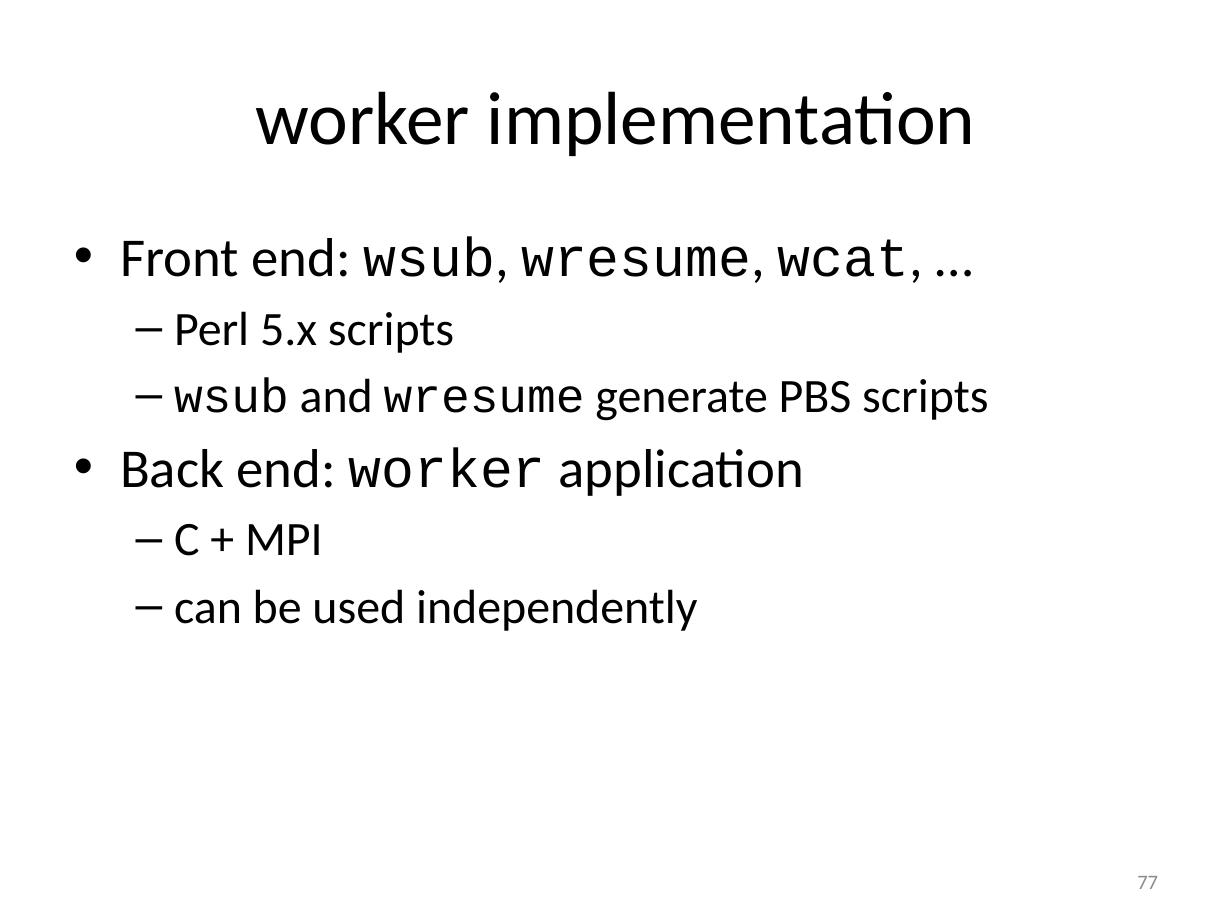
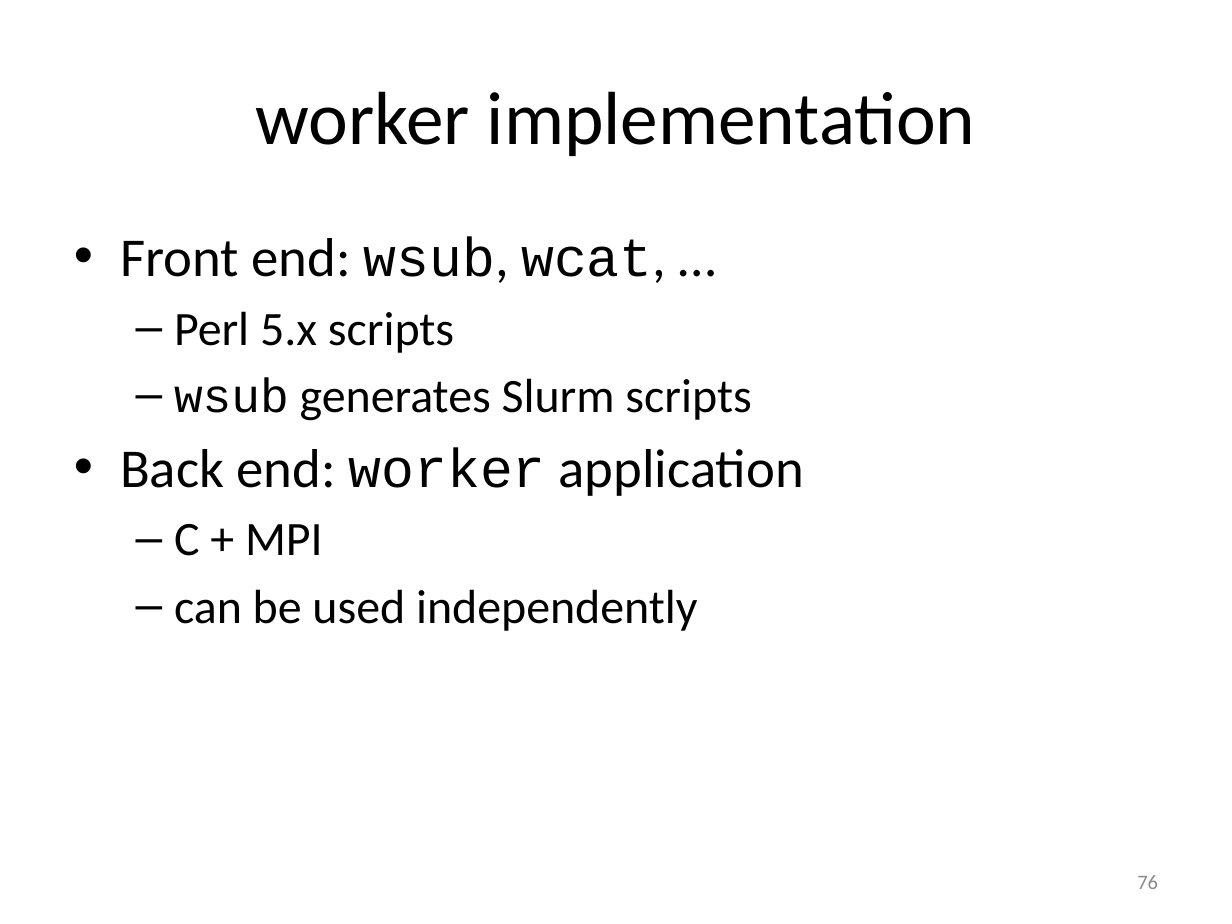
Before and after one commit to gjbex/worker-and-atools, a slide deck: slide 76 of worker_atools.pptx (slide 77 before the commit). Drawn at 1232x924 pixels with LibreOffice and Linux fonts; fonts in the diff are those of the drawing. Boxes give left, top, right and bottom in pixels: in the first picture for what was removed or moved away, otherwise in the second. Text is boxed around its words. In the diff, an @@ line names an element or a change of style, - is before the commit and + after.

Commit message:
Adapted atools slides for Slurm

```diff
--- a/worker_atools.pptx
+++ b/worker_atools.pptx
@@ text at [120,237,666,283]: text changed; font Courier New to Calibri @@
-• Front end: wsub, wresume, wcat, …
+• Front end: wsub, wcat, …
@@ text at [174,377,751,421]: text changed @@
-  – wsub and wresume generate PBS scripts
+  – wsub generates Slurm scripts
@@ page number at [1137,875,1158,889]: text changed @@
-77
+76
```
Also in this commit, not shown: 22 other slides changed, 1 slide removed.
